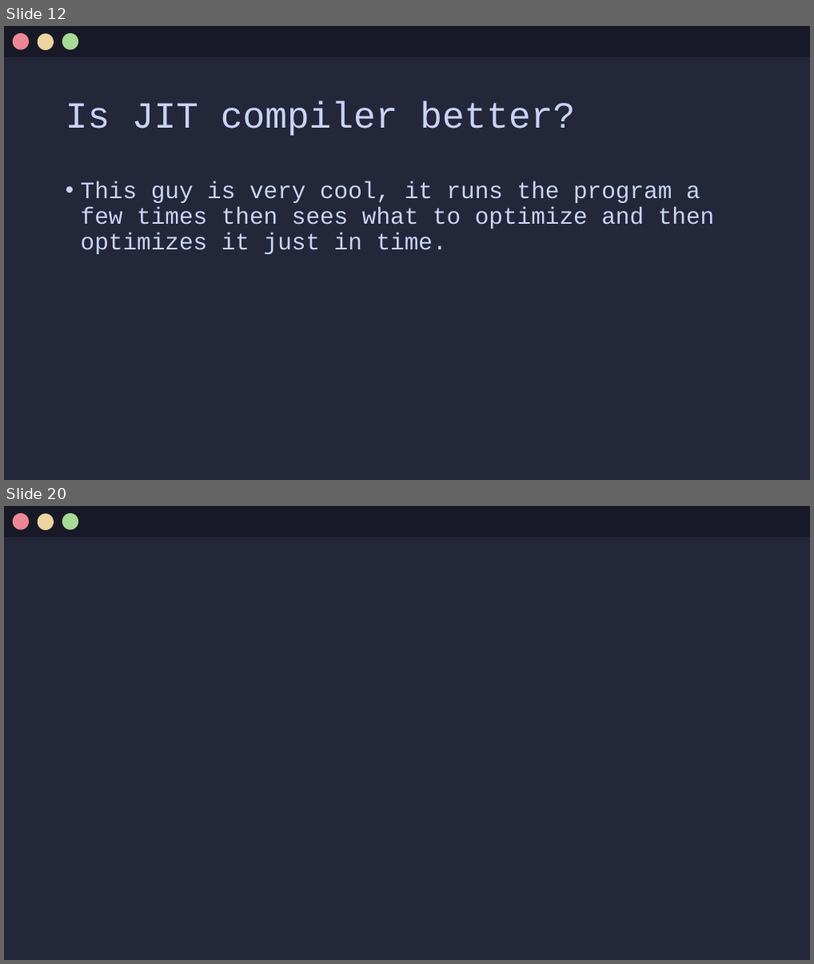
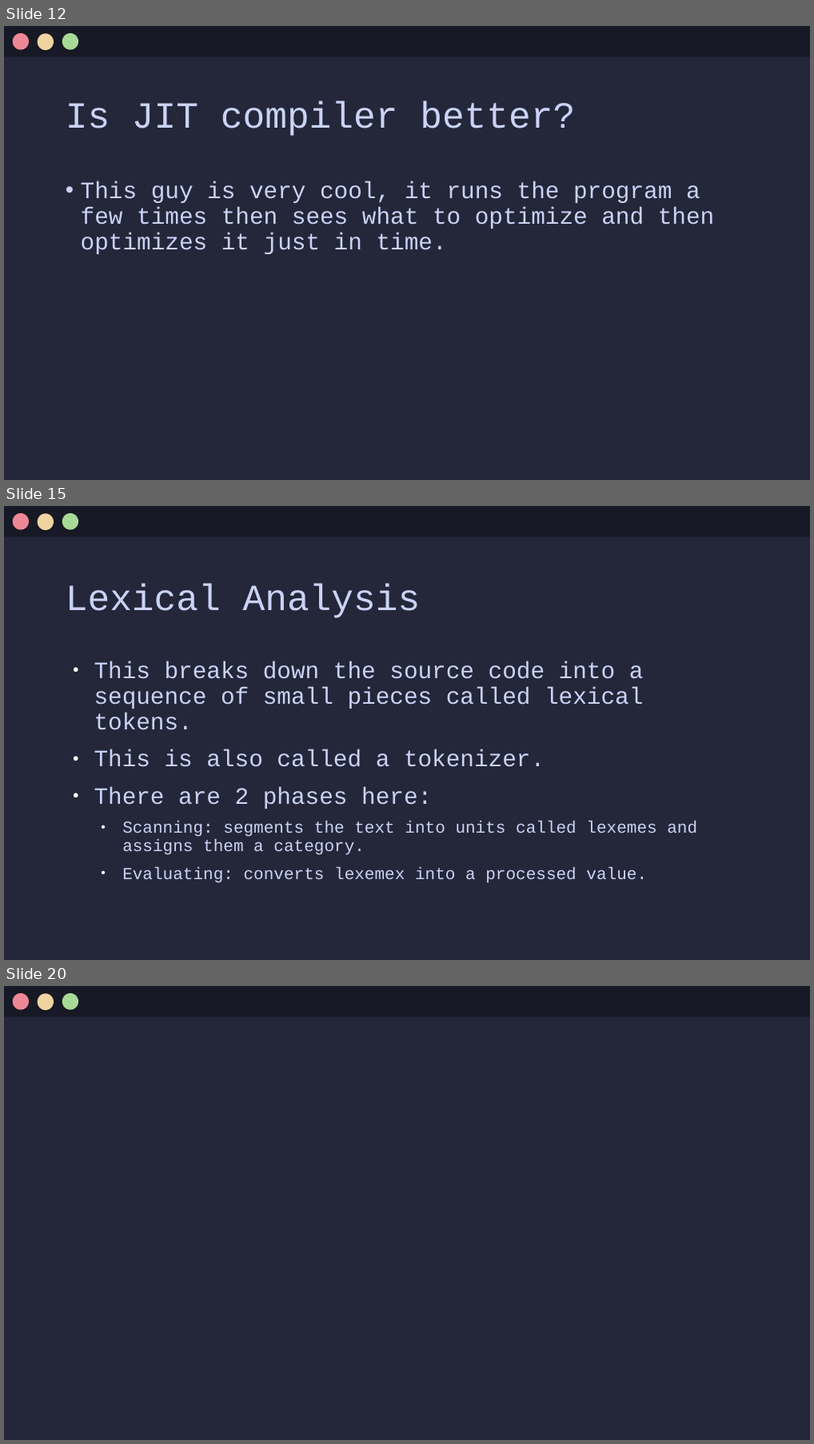
Before and after one commit to Jx-ls/custom-compiler, a slide deck: Compilers.odp. Shown one above the other, each under a label of ours: slides 12 and 20 before the commit, slides 12, 15 and 20 after it; the slides between them are not shown. The pictures are 814x964 and 814x1444 pixels, drawn with LibreOffice and Linux fonts; fonts in the diff are those of the drawing. Boxes give left, top, right and bottom in pixels: in the first picture for what was removed or moved away, otherwise in the second. Text is boxed around its words. In the diff, an @@ line names an element or a change of style, - is before the commit and + after.

```diff
--- a/Compilers.odp
+++ b/Compilers.odp
@@ slide 15 added at [4, 506, 810, 960], background #24273A @@
@@ rectangle added at [4, 506, 810, 537], fill #181926 @@
@@ ellipse added at [13, 513, 29, 529], fill #ED8796 @@
@@ ellipse added at [38, 513, 54, 529], fill #EED49F @@
@@ ellipse added at [62, 513, 78, 529], fill #A6DA95 @@
@@ title added at [66, 584, 421, 618], 44 pt, text #CAD3F5 @@
+Lexical Analysis
@@ text added at [94, 661, 698, 883], 28 pt, text #CAD3F5 @@
+● This breaks down the source code into a sequence of small pieces called lexical tokens.
+● This is also called a tokenizer.
+● There are 2 phases here:
+  • Scanning: segments the text into units called lexemes and assigns them a category.
+  • Evaluating: converts lexemex into a processed value.
```
Also in this commit, not shown: 3 slides changed, 5 other slides added, 9 slides removed.
